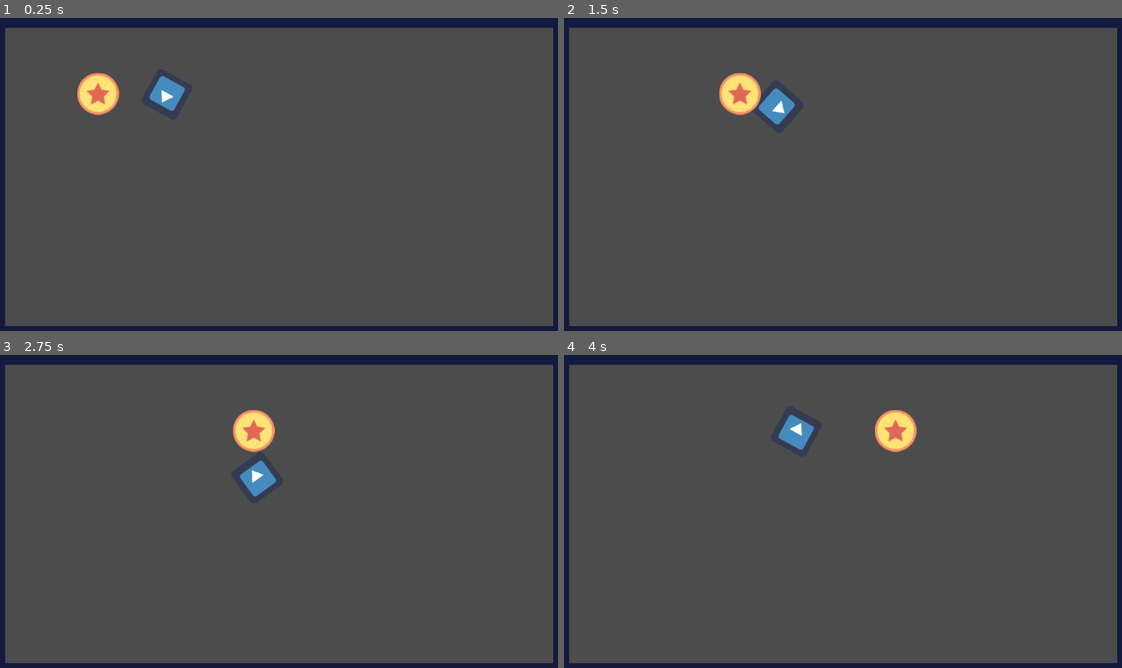
Above: before the commit, frames 1-4 (two rows, left to right).
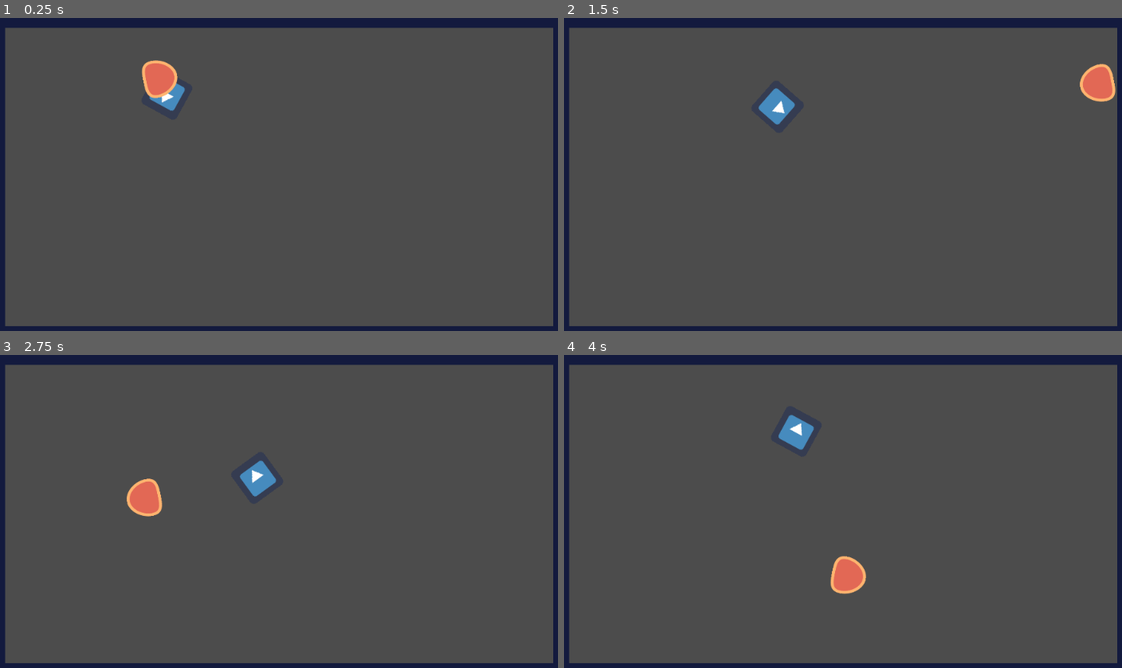
Above: after the commit, the same moments.

Repository: yenyao/GodotJam
Game: Godot game, scene res://src/Levels/FirstScene.tscn
The game is run twice, just before and just after one commit, with the same random seed, the same clock (stepped at 60 frames per second) and the same inputs. The engine's default icon, where the game draws it, is replaced by a stand-in: a white triangle on a blue panel in a dark square.
Inputs (mouse positions are in pixels of both pictures, inside the frame that each line leads up to):
- Up to frame 1 (0.25 s): no input
- Up to frame 2 (1.5 s): move the mouse to (976, 146) at 0.52 s; hold D (move_right) 0.53-1.28 s; move the mouse to (709, 183) at 1.27 s; hold S (move_down) from 1.28 s (still down)
- Up to frame 3 (2.75 s): move the mouse to (340, 420) at 2.02 s; release S (move_down) at 2.03 s; hold D (move_right) from 2.03 s (still down)
- Up to frame 4 (4 s): move the mouse to (803, 577) at 2.77 s; release D (move_right) at 2.78 s; hold W (move_up) 2.78-3.53 s; move the mouse to (1027, 558) at 3.52 s; hold A (move_left) from 3.53 s (still down)

The runs differ from the first frame. In frame 1, 1.4% of the frame differs, in the area x 13-32%, y 13-32%; in frame 2, 1.4%; in frame 3, 1.4%; in frame 4, 1.4%, in the area x 47-64%, y 17-77%.

Commit message:
Bouncy rotating bullets

Diff:
--- a/src/Levels/FirstScene.tscn
+++ b/src/Levels/FirstScene.tscn
@@ -15,7 +15,7 @@
 collision_layer = 4
 collision_mask = 0
 format = 1
-tile_data = PoolIntArray( -65536, 0, 0, -65535, 0, 0, -65534, 0, 0, -65533, 0, 0, -65532, 0, 0, -65531, 0, 0, -65530, 0, 0, -65529, 0, 0, -65528, 0, 0, -65527, 0, 0, -65526, 0, 0, -65525, 0, 0, -65524, 0, 0, 0, 0, 0, 1, 0, 0, 2, 0, 0, 3, 0, 0, 4, 0 …(428 unchanged characters)…
+tile_data = PoolIntArray( 0, 0, 0, 1, 0, 0, 2, 0, 0, 3, 0, 0, 4, 0 …(428 unchanged characters)…
 
 [node name="Bullet" parent="." instance=ExtResource( 3 )]
 position = Vector2( 204, 186 )
--- a/src/actors/Bullet.gd
+++ b/src/actors/Bullet.gd
@@ -1,9 +1,23 @@
 extends KinematicBody2D
 
-var velocity = Vector2(100,0)
+var velocity = Vector2(500,-100)
+
+func _ready():
+	rotation =  get_angle(velocity)
 
 func _physics_process(_delta):
 	move_bullet()
 
+
 func move_bullet():
-	velocity = move_and_slide(velocity)
+	var collision = move_and_collide(velocity * get_physics_process_delta_time())
+	#print(collision)
+
+	if collision:
+		velocity = velocity.bounce(collision.normal)
+		rotation =  get_angle(velocity)
+
+	return collision
+
+func get_angle(velocity):
+	return velocity.angle() + PI/2
--- a/src/actors/Bullet.tscn
+++ b/src/actors/Bullet.tscn
@@ -1,18 +1,19 @@
 [gd_scene load_steps=4 format=2]
 
-[ext_resource path="res://Assets/coin.png" type="Texture" id=1]
+[ext_resource path="res://Assets/enemy.png" type="Texture" id=1]
 [ext_resource path="res://src/actors/Bullet.gd" type="Script" id=2]
 
 [sub_resource type="CircleShape2D" id=1]
-radius = 34.4002
+radius = 24.0
 
 [node name="Bullet" type="KinematicBody2D"]
 collision_layer = 8
 collision_mask = 4
 script = ExtResource( 2 )
 
-[node name="coin" type="Sprite" parent="."]
-position = Vector2( 0.124512, 0.018158 )
+[node name="BulletIcon" type="Sprite" parent="."]
+position = Vector2( 0, 2.38419e-07 )
+scale = Vector2( 0.558146, 0.593988 )
 texture = ExtResource( 1 )
 
 [node name="CollisionShape2D" type="CollisionShape2D" parent="."]
